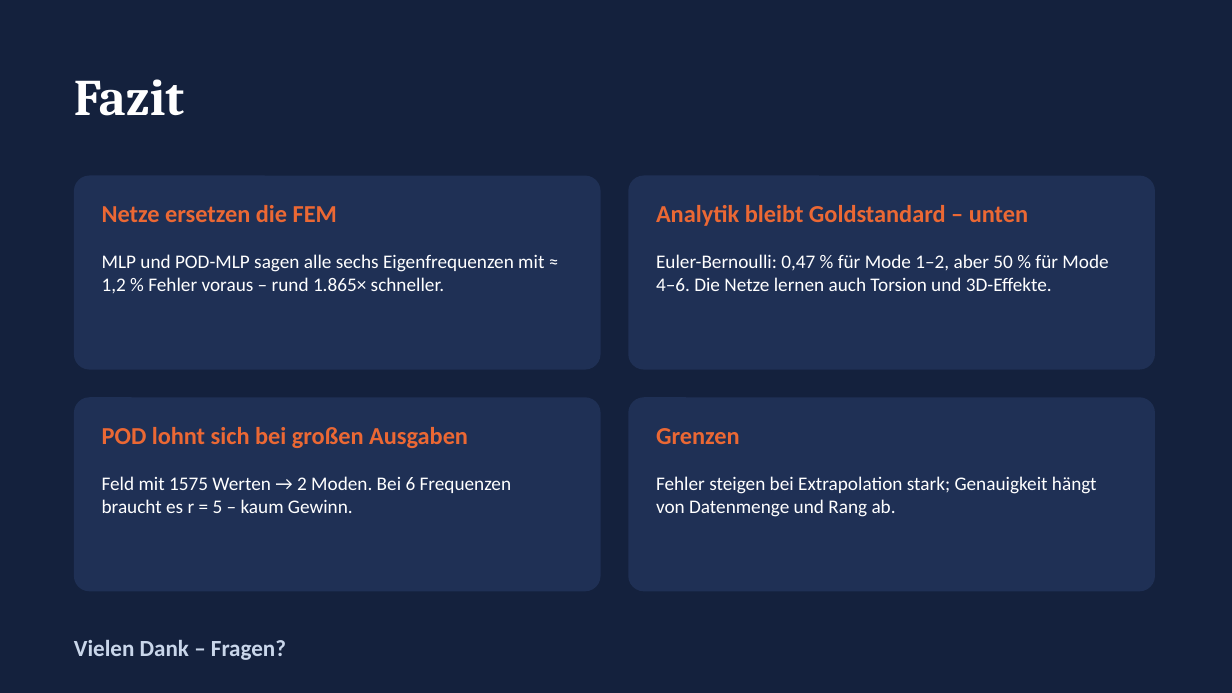
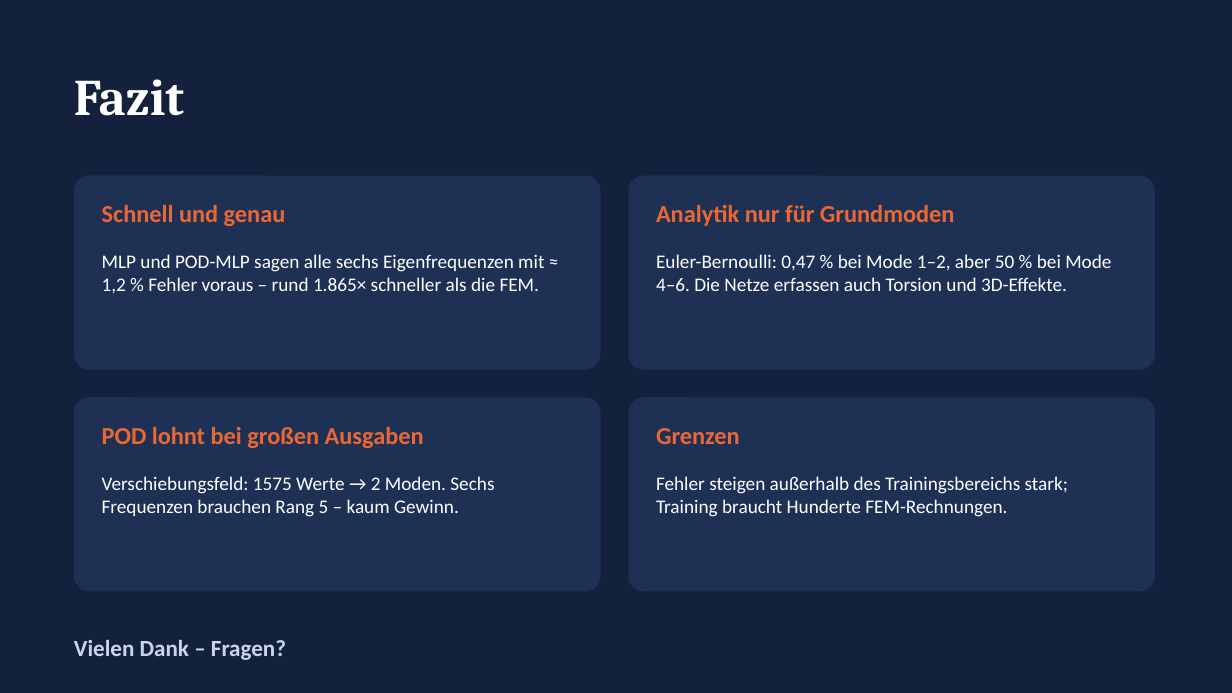
Before and after one commit to mircobuck/Seminar-I---Neuronale-Netz-als-Ersatzmodell-fuer-strukturmechanische-Berechnung, a slide deck: slide 8 of Praesentation/Vortrag_MLP_POD-MLP.pptx (slide 18 before the commit). Drawn at 1232x693 pixels with LibreOffice and Linux fonts; fonts in the diff are those of the drawing. Boxes give left, top, right and bottom in pixels: in the first picture for what was removed or moved away, otherwise in the second. Text is boxed around its words. In the diff, an @@ line names an element or a change of style, - is before the commit and + after.

```diff
--- a/Praesentation/Vortrag_MLP_POD-MLP.pptx
+++ b/Praesentation/Vortrag_MLP_POD-MLP.pptx
@@ text at [102,205,286,226]: text changed @@
-Netze ersetzen die FEM
+Schnell und genau
@@ text at [656,205,955,226]: text changed @@
-Analytik bleibt Goldstandard – unten
+Analytik nur für Grundmoden
@@ text at [102,254,544,293]: text changed @@
-MLP und POD-MLP sagen alle sechs Eigenfrequenzen mit ≈ 1,2 % Fehler voraus – rund 1.865× schneller.
+MLP und POD-MLP sagen alle sechs Eigenfrequenzen mit ≈ 1,2 % Fehler voraus – rund 1.865× schneller als die FEM.
@@ text at [656,254,1111,291]: text changed @@
-Euler-Bernoulli: 0,47 % für Mode 1–2, aber 50 % für Mode 4–6. Die Netze lernen auch Torsion und 3D-Effekte.
+Euler-Bernoulli: 0,47 % bei Mode 1–2, aber 50 % bei Mode 4–6. Die Netze erfassen auch Torsion und 3D-Effekte.
@@ text at [102,427,424,448]: text changed @@
-POD lohnt sich bei großen Ausgaben
+POD lohnt bei großen Ausgaben
@@ text at [102,476,494,517]: text changed @@
-Feld mit 1575 Werten → 2 Moden. Bei 6 Frequenzen braucht es r = 5 – kaum Gewinn.
+Verschiebungsfeld: 1575 Werte → 2 Moden. Sechs Frequenzen brauchen Rang 5 – kaum Gewinn.
@@ text at [656,476,1068,517]: text changed @@
-Fehler steigen bei Extrapolation stark; Genauigkeit hängt von Datenmenge und Rang ab.
+Fehler steigen außerhalb des Trainingsbereichs stark; Training braucht Hunderte FEM-Rechnungen.
```
Also in this commit, not shown: 3 other slides changed, 2 slides added, 12 slides removed, 7 other files.
